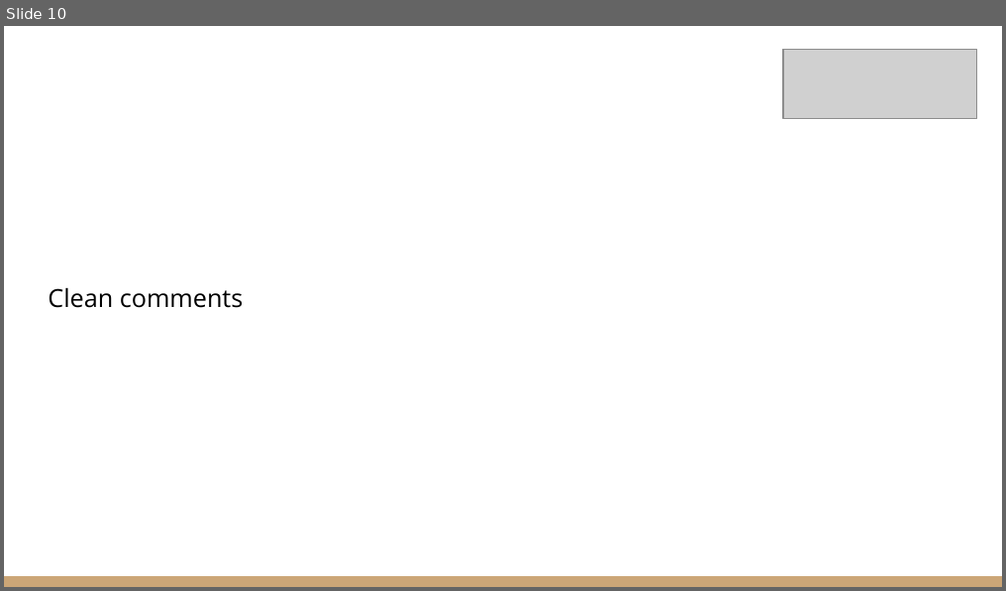
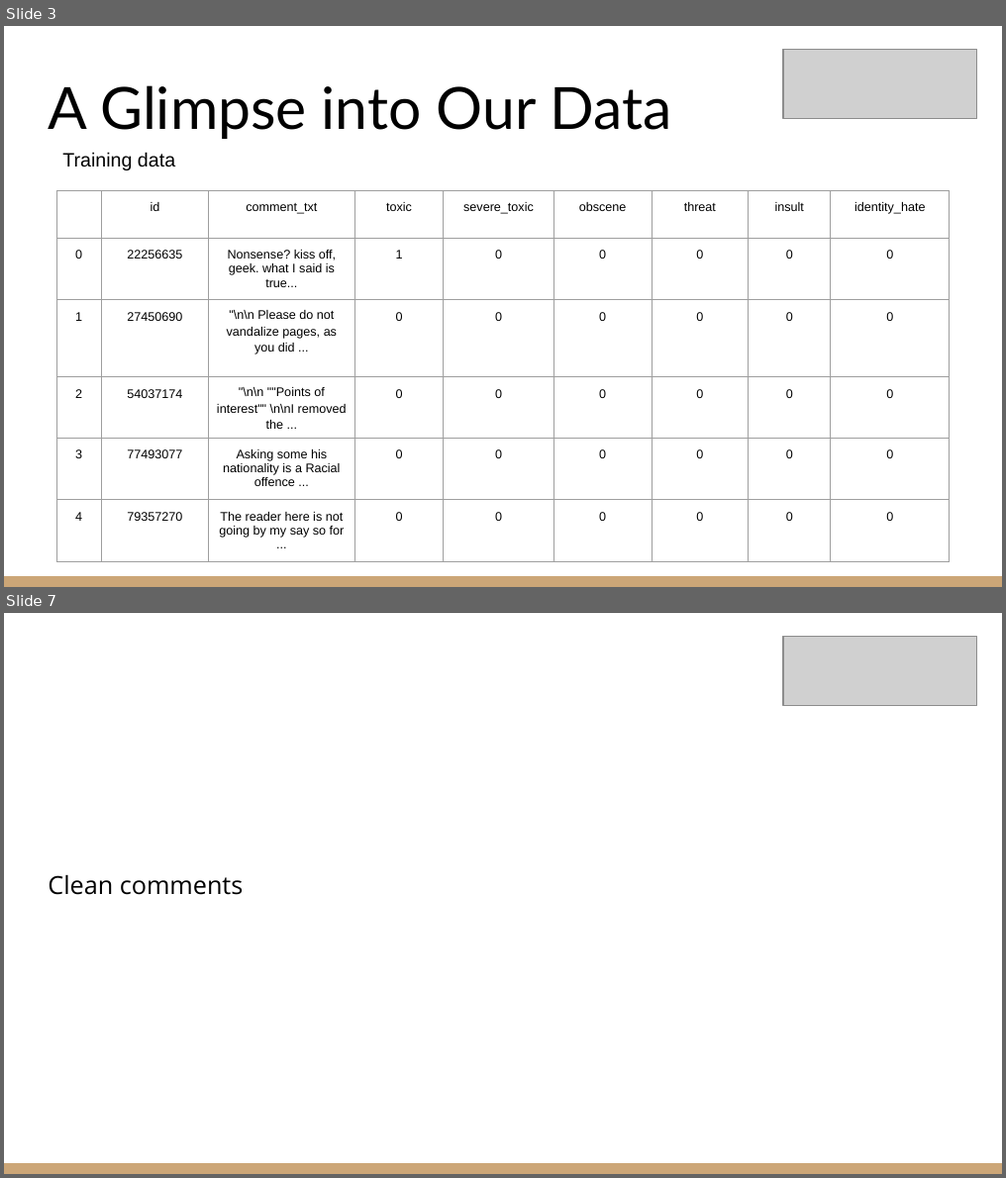
Before and after one commit to DarKenW/HoneyBadgerCoding, a slide deck: Project/Jigsaw Comments Classification.pptx. Shown one above the other, each under a label of ours: slide 10 before the commit, slides 3 and 7 after it; the slides between them are not shown. The pictures are 1006x591 and 1006x1178 pixels, drawn with LibreOffice and Linux fonts; fonts in the diff are those of the drawing; grey boxes stand for pictures; background and template pictures are left out. Boxes give left, top, right and bottom in pixels: in the first picture for what was removed or moved away, otherwise in the second. Text is boxed around its words. In the diff, an @@ line names an element or a change of style, - is before the commit and + after.

```diff
--- a/Project/Jigsaw Comments Classification.pptx
+++ b/Project/Jigsaw Comments Classification.pptx
@@ slide 3 added at [4,26,1002,587], background #FFFFFF; not listed: 1 template element that a slide beside it also shows @@
@@ picture added at [783,49,977,119] @@
@@ title added at [48,85,671,139], 42 pt, text #000000 @@
+A Glimpse into Our Data
@@ text added at [62,152,175,171], 14 pt, text #000000 @@
+Training data
@@ table added at [56,190,948,542], 6 rows, 9 columns @@
+ | id | comment_txt | toxic | severe_toxic | obscene | threat | insult | identity_hate
+0 | 22256635 | Nonsense? kiss off, geek. what I said is true... | 1 | 0 | 0 | 0 | 0 | 0
+1 | 27450690 | "\n\n Please do not vandalize pages, as you did ... | 0 | 0 | 0 | 0 | 0 | 0
+2 | 54037174 | "\n\n ""Points of interest"" \n\nI removed the ... | 0 | 0 | 0 | 0 | 0 | 0
+3 | 77493077 | Asking some his nationality is a Racial offence ... | 0 | 0 | 0 | 0 | 0 | 0
+4 | 79357270 | The reader here is not going by my say so for ... | 0 | 0 | 0 | 0 | 0 | 0
@@ what was slide 10 is now slide 7 @@
```
Also in this commit, not shown: 8 slides changed, 8 other slides added, 7 slides removed, 4 other files.
